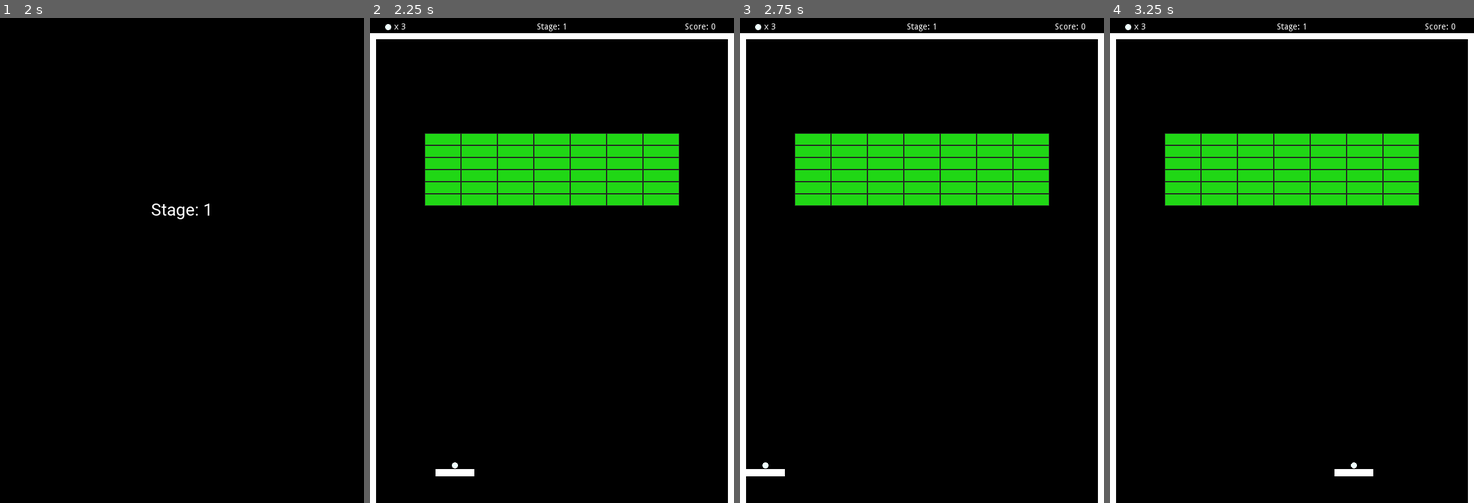
Above: before the commit, frames 1-4 (left to right).
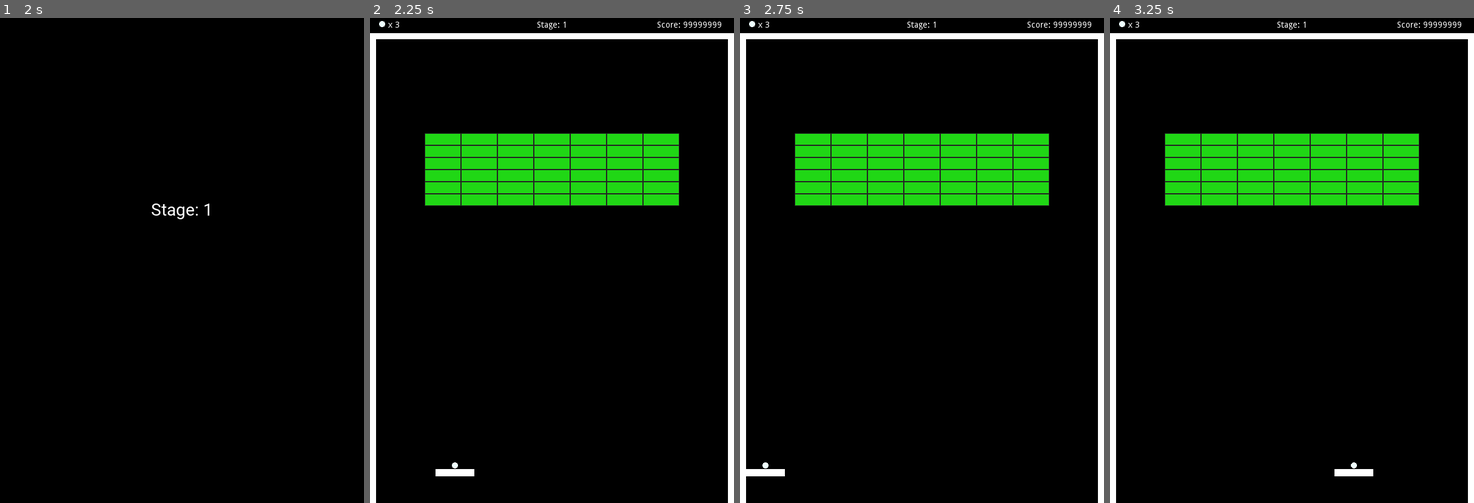
Above: after the commit, the same moments.

Repository: baihakikuncara/arkanoid
Game: Godot game, scene res://Scenes/Home.tscn
Same seed, same stepped clock (60 frames per second), same inputs: the game is played once before the commit and once after it.
Inputs:
- Up to frame 1 (2 s): click "Start" at 0.5 s; tap Enter at 1.25 s; hold Right (ui_right) from 1.28 s (still down)
- Up to frame 2 (2.25 s): tap Space at 2 s; release Right (ui_right) at 2.03 s; hold Left (ui_left) from 2.03 s (still down)
- Up to frame 3 (2.75 s): keep holding Left (ui_left)
- Up to frame 4 (3.25 s): tap Enter at 2.75 s; release Left (ui_left) at 2.78 s; hold Right (ui_right) from 2.78 s (still down)

Frame 1 is identical in both runs. In frame 2, 0.2% of the frame differs, in the area x 2-97%, y 0-3%; in frame 3, 0.2%; in frame 4, 0.2%.

Commit message:
-separate HUD into its own scene

Diff:
--- a/Scenes/Ball.gd
+++ b/Scenes/Ball.gd
@@ -33,7 +33,13 @@
 
 func pause():
 	pause = true
+	var children = get_children()
+	for child in children:
+		if child.has_method("pause"): child.pause()
 
 
 func resume():
 	pause = false
+	var children = get_children()
+	for child in children:
+		if child.has_method("resume"): child.resume()
--- a/Scenes/Board.gd
+++ b/Scenes/Board.gd
@@ -43,11 +43,20 @@
 
 func game_over(var val = true):
 	game_over = val
+	var children = get_children()
+	for child in children:
+		if child.has_method("game_over"): child.game_over()
 
 
 func pause():
 	pause = true
+	var children = get_children()
+	for child in children:
+		if child.has_method("pause"): child.pause()
 
 
 func resume():
 	pause = false
+	var children = get_children()
+	for child in children:
+		if child.has_method("resume"): child.resume()
--- /dev/null
+++ b/Scenes/HUD.gd
@@ -0,0 +1,26 @@
+extends Node2D
+
+var lives = 3
+var stage = 1
+var scores = 0
+
+
+func reset():
+	lives = 3
+	stage = 1
+	scores = 0
+
+
+func add_lives(var val = 1):
+	lives += val
+	$Lives.text = "x " + str(lives)
+
+
+func update_stage(var val):
+	stage = val
+	$Stage.text = "Stage: " + str(stage)
+
+
+func add_score(var val = 0):
+	scores += val
+	$Score.text = "Score: " + str(scores)
--- /dev/null
+++ b/Scenes/HUD.tscn
@@ -0,0 +1,38 @@
+[gd_scene load_steps=3 format=2]
+
+[ext_resource path="res://Scenes/BallSprite.tscn" type="PackedScene" id=1]
+[ext_resource path="res://Scenes/HUD.gd" type="Script" id=2]
+
+[node name="HUD" type="Node2D"]
+script = ExtResource( 2 )
+
+[node name="Background" type="ColorRect" parent="."]
+margin_right = 600.0
+margin_bottom = 40.0
+color = Color( 0, 0, 0, 1 )
+
+[node name="BallSprite" parent="." instance=ExtResource( 1 )]
+position = Vector2( 20, 10 )
+
+[node name="Lives" type="Label" parent="."]
+margin_left = 30.0
+margin_top = 5.0
+margin_right = 100.0
+margin_bottom = 40.0
+text = "x 3"
+
+[node name="Stage" type="Label" parent="."]
+margin_left = 200.0
+margin_top = 5.0
+margin_right = 400.0
+margin_bottom = 40.0
+text = "Stage: 999"
+align = 1
+
+[node name="Score" type="Label" parent="."]
+margin_left = 400.0
+margin_top = 5.0
+margin_right = 580.0
+margin_bottom = 40.0
+text = "Score: 99999999"
+align = 2
--- a/Scenes/Player.gd
+++ b/Scenes/Player.gd
@@ -2,10 +2,8 @@
 
 const Ball = preload("res://Scenes/Ball.tscn")
 
-export var lives = 3
 var current_level = 1
 var ball_count = 0
-var score = 0
 var pause = true
 var level: Node2D
 var brick_count = 0
@@ -23,18 +21,6 @@
 	add_child(ball)
 
 
-func add_lives(var val=0):
-	lives += val
-	get_node("HUD/Lives").text = "x " + str(lives)
-	if lives == 0:
-		game_over()
-
-
-func increase_score(var val=0):
-	score += val
-	get_node("HUD/Score").text = "Score: " + str(score)
-
-
 func load_stage():
 	var path = "res://Scenes/Stages/Stage%0*d.tscn"%[3, current_level]
 	var scene = load(path)
@@ -50,14 +36,12 @@
 
 	get_node("HUD/Stage").text = "Stage: %d" % current_level
 
-	get_node("StageTimer").start()
-	get_node("Splash").show_splash("Stage: %d" % current_level)
-	add_lives()
-	increase_score()
+	$StageTimer.start()
+	$Splash.show_splash("Stage: %d" % current_level)
 
 
 func brick_destroyed(var score):
-	increase_score(score)
+	$HUD.add_score(score)
 	brick_count -= 1
 	if brick_count <= 0:
 		level.queue_free()
@@ -70,8 +54,10 @@
 func decrease_ball():
 	ball_count-=1
 	if ball_count == 0:
-		get_node("Board").setup()
-		add_lives(-1)
+		$Board.setup()
+		$HUD.add_lives(-1)
+		if $HUD.lives == 0:
+			game_over()
 
 
 func clear_balls():
@@ -80,14 +66,16 @@
 	for child in children:
 		if child.has_method("delete_ball"):
 			child.delete_ball(false)
-	get_node("Board").setup()
+	$Board.setup()
 
 
 func game_over():
-	var text = "Game Over\nStage: %d\nScore: %d" %[current_level, score]
-	get_node("Splash").show_splash(text)
-	get_node("Board").game_over()
-	get_node("GameOverTimer").start()
+	var text = "Game Over\nStage: %d\nScore: %d" %[current_level, $HUD.scores]
+	$Splash.show_splash(text)
+	$GameOverTimer.start()
+	var children = get_children()
+	for child in children:
+		if child.has_method("game_over"): child.game_over()
 
 
 func pause():
@@ -99,7 +87,7 @@
 
 
 func resume():
-	get_node("Splash").hide_splash()
+	$Splash.hide_splash()
 	pause = false
 	var children = get_children()
 	for child in children:
--- a/Scenes/Player.tscn
+++ b/Scenes/Player.tscn
@@ -4,7 +4,7 @@
 [ext_resource path="res://Scenes/Player.gd" type="Script" id=2]
 [ext_resource path="res://Scenes/Wall.tscn" type="PackedScene" id=3]
 [ext_resource path="res://Scenes/DeathZone.tscn" type="PackedScene" id=4]
-[ext_resource path="res://Scenes/BallSprite.tscn" type="PackedScene" id=5]
+[ext_resource path="res://Scenes/HUD.tscn" type="PackedScene" id=5]
 [ext_resource path="res://Scenes/Splash.tscn" type="PackedScene" id=6]
 
 [node name="Player" type="Node2D"]
@@ -23,45 +23,8 @@
 wait_time = 1.5
 one_shot = true
 
-[node name="HUD" type="Node2D" parent="."]
-z_index = 2
-__meta__ = {
-"_edit_group_": true,
-"_edit_lock_": true
-}
-
-[node name="ColorRect" type="ColorRect" parent="HUD"]
-margin_right = 600.0
-margin_bottom = 25.0
-color = Color( 0, 0, 0, 1 )
-
-[node name="BallSprite" parent="HUD" instance=ExtResource( 5 )]
-position = Vector2( 30, 15 )
-
-[node name="Lives" type="Label" parent="HUD"]
-margin_left = 40.0
-margin_top = 8.0
-margin_right = 100.0
-margin_bottom = 30.0
-text = "x 999"
-
-[node name="Stage" type="Label" parent="HUD"]
-margin_left = 100.0
-margin_top = 8.0
-margin_right = 500.0
-margin_bottom = 30.0
-text = "stage: 99"
-align = 1
-
-[node name="Score" type="Label" parent="HUD"]
-margin_left = 100.0
-margin_top = 8.0
-margin_right = 570.0
-margin_bottom = 25.0
-grow_horizontal = 0
-grow_vertical = 0
-text = "Score: 9"
-align = 2
+[node name="HUD" parent="." instance=ExtResource( 5 )]
+z_index = 1
 
 [node name="Walls" type="Node2D" parent="."]
 z_index = 1
